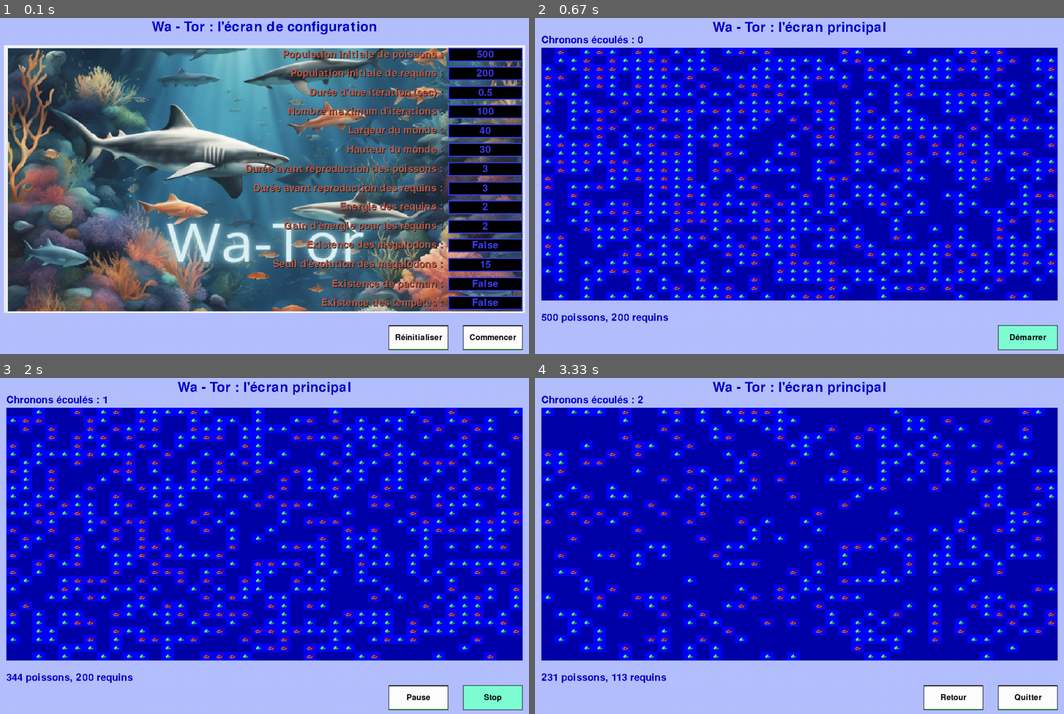
Above: before the commit, frames 1-4 (two rows, left to right).
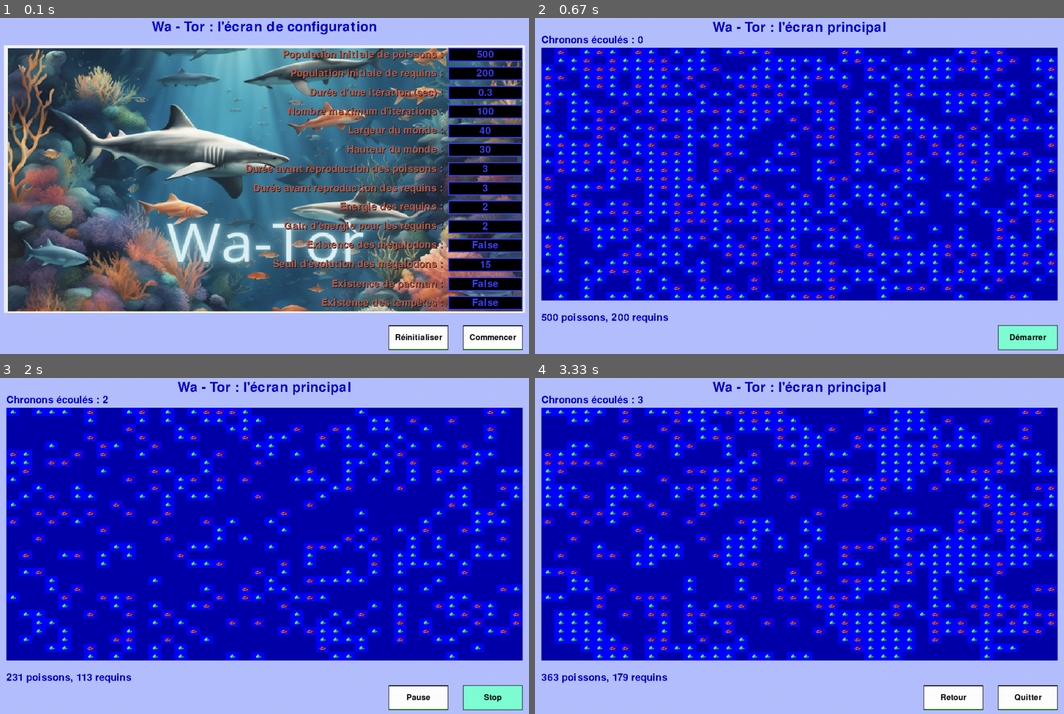
Above: after the commit, the same moments.

Repository: Khadaassi/Simplon_Wa-tor
Game: pygame game, started from main.py
Two runs of this game, one before a commit and one after it. Both use one fixed random seed, a clock stepped at 60 frames per second and the inputs below.
Inputs (mouse positions are in pixels of both pictures, inside the frame that each line leads up to):
- Up to frame 1 (0.1 s): no input
- Up to frame 2 (0.67 s): click (1026, 337) at 0.38 s
- Up to frame 3 (2 s): click (95, 633) at 1.27 s; click (491, 697) at 1.6 s; click (491, 697) at 1.93 s
- Up to frame 4 (3.33 s): move the mouse to (804, 586) at 2.22 s; click (804, 586) at 2.37 s

The runs differ from the first frame. In frame 1, less than 0.1% of the frame differs, in the area x 92-94%, y 20-23%; in frame 2, nothing differs; in frame 3, 41%, in the area x 1-99%, y 5-91%; in frame 4, 14%.

Commit message:
clean code

Diff:
--- a/configfile.py
+++ b/configfile.py
@@ -14,7 +14,7 @@
     config["world"] = {
         ConfigField.FISH_POPULATION.value : "500",
         ConfigField.SHARK_POPULATION.value : "200",
-        ConfigField.REFRESH_LENGTH.value : "0.5",
+        ConfigField.REFRESH_LENGTH.value : "0.3",
         ConfigField.MAX_ITERATION.value : "100",
         ConfigField.WORLD_WIDTH.value : "40",
         ConfigField.WORLD_HEIGTH.value : "30",
--- a/fish.py
+++ b/fish.py
@@ -33,8 +33,6 @@
 
     def reproduce(self) -> bool:
         """
-        Returns a new Fish instance if the fish is of reproductive age.
-
         Returns
         -------
         Fish or None
@@ -163,8 +161,6 @@
 
     def get_visual(self) -> str:
         """
-        Returns the visual representation of the megalodon.
-
         Returns
         -------
         str
--- a/main.py
+++ b/main.py
@@ -82,7 +82,7 @@
         display.stop() # tells display there is no more world to show
 
         # function to plot the population of fish and sharks
-        # plot_population(iterations, fish_population, shark_population, megalodon_population)
+        plot_population(iterations, fish_population, shark_population, megalodon_population)
 
         # keep the screen visible while user don't quit the pygame window (or click on 'Exit')
         while display.state not in [DisplayState.CONF, DisplayState.OUT] :
--- a/stats.py
+++ b/stats.py
@@ -1,5 +1,6 @@
 import matplotlib.pyplot as plt
 import numpy as np
+import math
 
 #______________________________________________________________________________
 #
@@ -72,8 +73,8 @@
         axs[1].set_ylim(0, max(shark_population) * 1.1)
         axs[2].set_ylim(0, max(megalodon_population) * 1.1 if max(megalodon_population) > 0 else 1)
 
-
-        plt.pause(0.03)
+        if len(iterations) <= 100:
+            plt.pause(0.03)
     plt.savefig("images/wator_populations.png")
     plt.show()
 
Not shown, changed: README.md
Binary file added: images/populations.png
Binary file removed: images/wator_populations.png
Not shown, changed: requirements.txt
